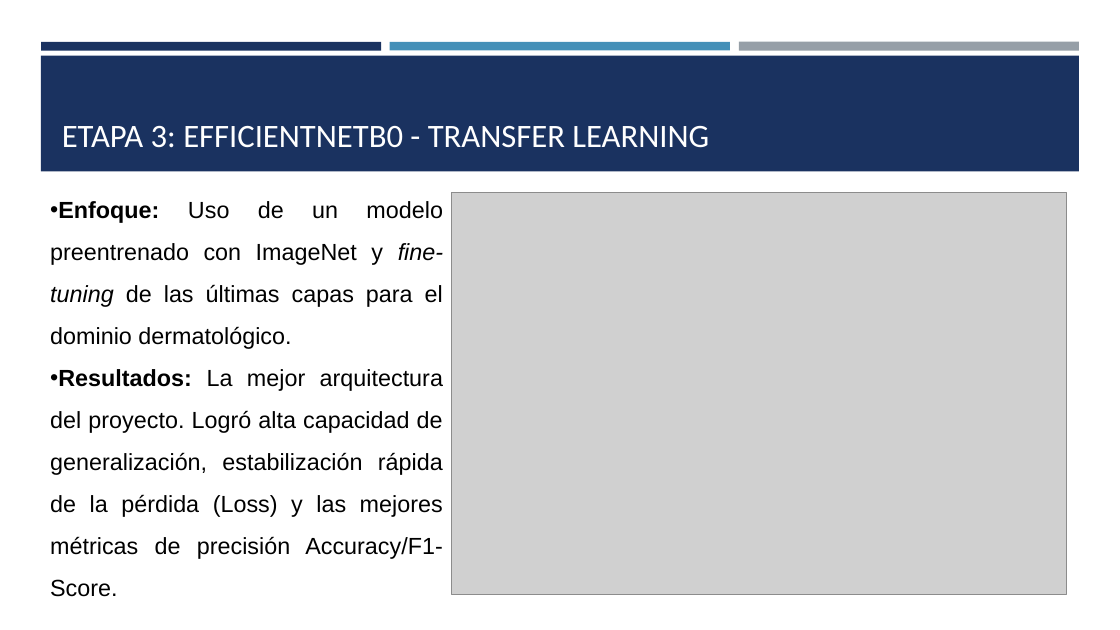
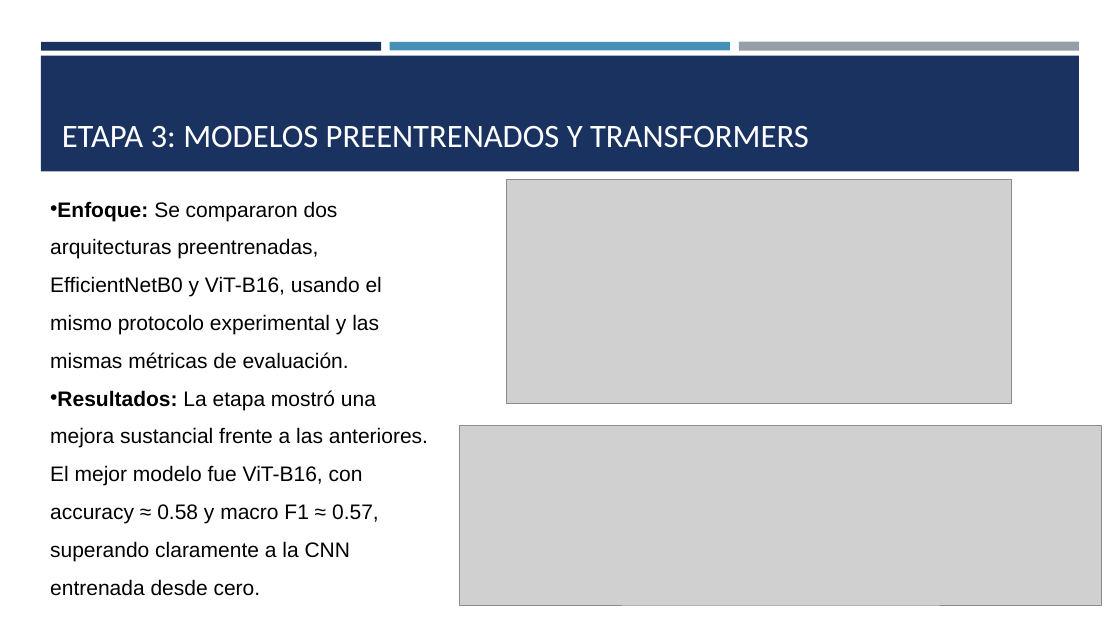
Before and after one commit to diegoaraniva/skin-diseases-dl-project, a slide deck: slide 9 of Presentación Skin Diseases.pptx. Drawn at 1120x630 pixels with LibreOffice and Linux fonts; fonts in the diff are those of the drawing; grey boxes stand for pictures. Boxes give left, top, right and bottom in pixels: in the first picture for what was removed or moved away, otherwise in the second. Text is boxed around its words. In the diff, an @@ line names an element or a change of style, - is before the commit and + after.

```diff
--- a/Presentación Skin Diseases.pptx
+++ b/Presentación Skin Diseases.pptx
@@ title at [62,125,809,148]: text changed @@
-ETAPA 3: EFFICIENTNETB0 - TRANSFER LEARNING
+ETAPA 3: MODELOS PREENTRENADOS Y TRANSFORMERS
@@ text at [50,201,428,596]: text changed; size 20 to 18 pt @@
-• Enfoque: Uso de un modelo preentrenado con ImageNet y fine-tuning de las últimas capas para el dominio dermatológico.
-• Resultados: La mejor arquitectura del proyecto. Logró alta capacidad de generalización, estabilización rápida de la pérdida (Loss) y las mejores métricas de precisión Accuracy/F1-Score.
+• Enfoque: Se compararon dos arquitecturas preentrenadas, EfficientNetB0 y ViT-B16, usando el mismo protocolo experimental y las mismas métricas de evaluación.
+• Resultados: La etapa mostró una mejora sustancial frente a las anteriores. El mejor modelo fue ViT-B16, con accuracy ≈ 0.58 y macro F1 ≈ 0.57, superando claramente a la CNN entrenada desde cero.
@@ picture removed at [452,192,1067,595] @@
@@ picture added at [507,180,1012,404] @@
@@ picture added at [460,426,1102,606] @@
```
Also in this commit, not shown: 5 other slides changed, 1 slide added, 1 slide removed, 2 other files.
